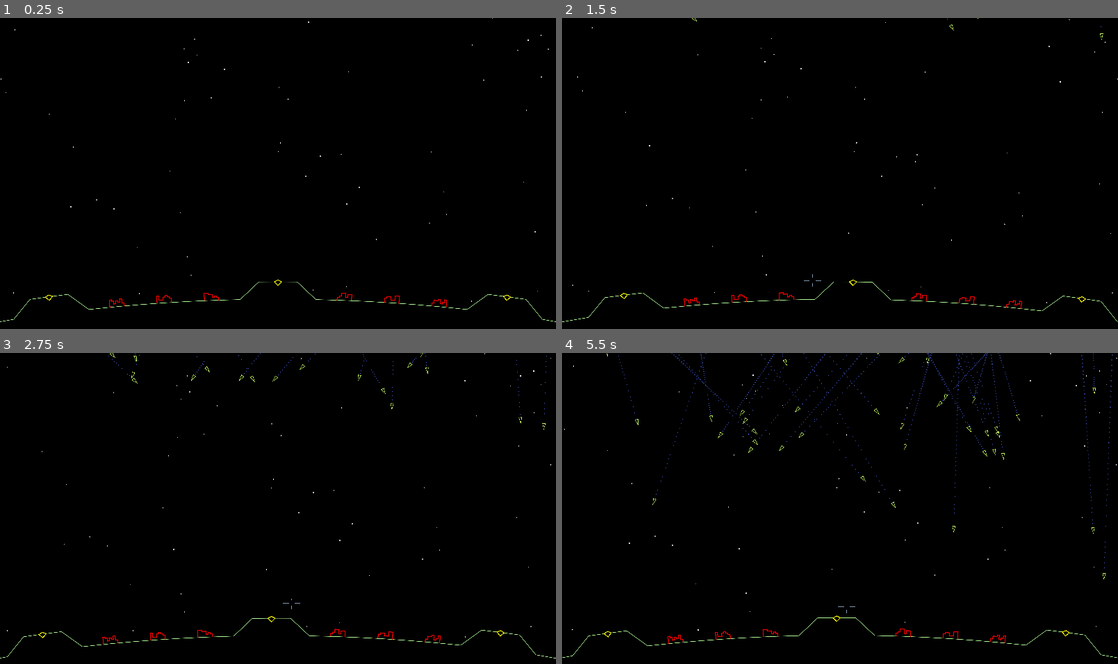
Above: before the commit, frames 1-4 (two rows, left to right).
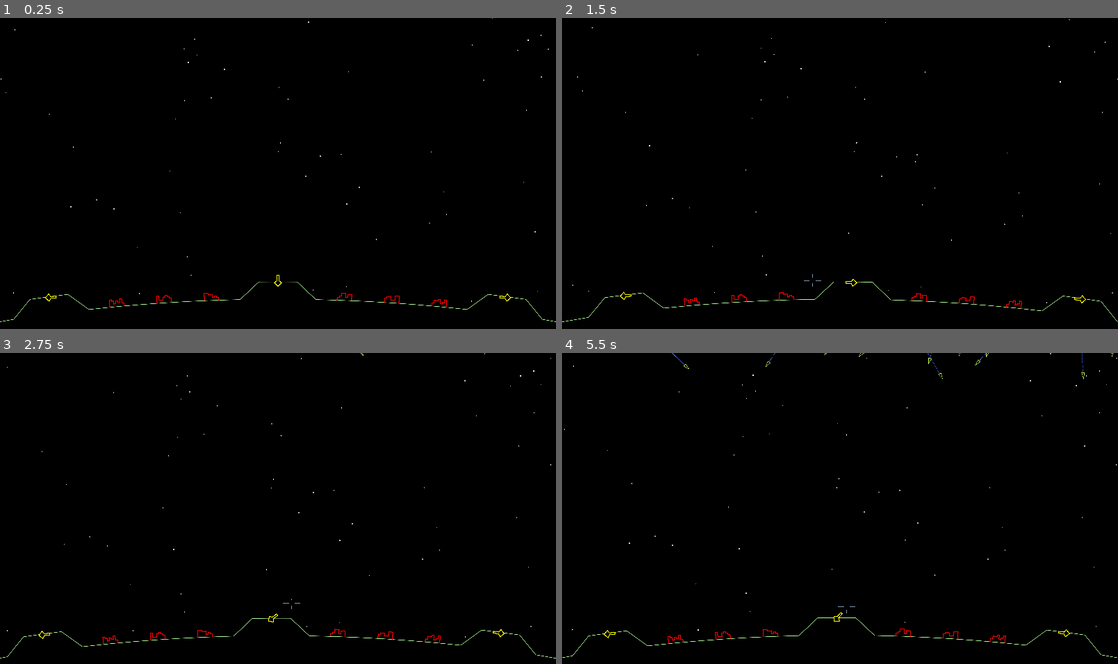
Above: after the commit, the same moments.

Repository: tartley/missile-commander
Game: Godot game, scene res://main.tscn
Same seed, same stepped clock (60 frames per second), same inputs: the game is played once before the commit and once after it.
Inputs (mouse positions are in pixels of both pictures, inside the frame that each line leads up to):
- Up to frame 1 (0.25 s): no input
- Up to frame 2 (1.5 s): tap Enter at 0.5 s; move the mouse to (867, 173) at 0.52 s; tap Space at 1.25 s; move the mouse to (812, 176) at 1.27 s
- Up to frame 3 (2.75 s): move the mouse to (289, 502) at 2.02 s
- Up to frame 4 (5.5 s): move the mouse to (834, 514) at 2.77 s; move the mouse to (878, 511) at 3.52 s; move the mouse to (795, 505) at 4.27 s; move the mouse to (845, 508) at 5.02 s

The runs differ from the first frame. In frame 1, less than 0.1% of the frame differs, in the area x 8-92%, y 82-92%; in frame 2, less than 0.1%; in frame 3, 0.2%; in frame 4, 0.6%, in the area x 7-100%, y 0-92%.

Commit message:
Bases swivel to point at mouse cursor

Diff:
--- a/base.gd
+++ b/base.gd
@@ -1,38 +1,46 @@
 extends Node2D
 
 const SIZE := 50.0
-
-const regular_verts:Array[Vector2] = [
-    Vector2(0, -SIZE/2),
-    Vector2(-SIZE/2, 0),
-    Vector2(0, SIZE/4),
-    Vector2(+SIZE/2, 0),
-    Vector2(0, -SIZE/2),
-]
-const destroyed_verts:Array[Vector2] = [
-    Vector2(0, -SIZE/2),
-    Vector2(-SIZE/2, 0),
-    Vector2(0, 0),
-    Vector2(+SIZE/2, 0),
-    Vector2(0, -SIZE/2),
+const original_verts:Array[Vector2] = [
+    Vector2(0, -SIZE/2), # bottom
+    Vector2(-SIZE/2, 0), # left
+    Vector2(-SIZE/8, SIZE/4), # barrel base left
+    Vector2(-SIZE/8, SIZE), # barrel tip left
+    Vector2(SIZE/8, SIZE), # barrrel tip right
+    Vector2(SIZE/8, SIZE/4), # barrel base right
+    Vector2(+SIZE/2, 0), # right
+    Vector2(0, -SIZE/2), # bottom
 ]
 
 var verts:Array[Vector2]
 var color:Color
 var destroyed: bool:
     set(value):
-        if value:
-            self.verts = destroyed_verts
+        if not value:
+            self.verts = original_verts.duplicate()
+            self.color = Color.YELLOW
+        else:
+            for _i in randi_range(0, 3):
+                var index = randi_range(1, len(self.verts) - 2)
+                self.verts.remove_at(index)
             self.color = Color(.3, .3, .3)
-        else:
-            self.verts = regular_verts
-            self.color = Color.YELLOW
         destroyed = value
         self.queue_redraw()
 
-func _init():
+# We use a reference to the mouse to swivel our turrets towards it
+var mouse:Node2D
+
+func _ready():
     self.destroyed = false
+    self.position += Vector2(0, -SIZE/9)
 
 func _draw():
     draw_polygon(self.verts, [Color.BLACK])
     draw_polyline(self.verts, self.color, 4.0, true)
+
+func _process(_delta:float):
+    if not self.destroyed:
+        var global = to_global(Vector2.ZERO)
+        global.y *= -1
+        var relative = mouse.position - global
+        self.rotation = relative.angle() - PI / 2
--- a/base.tscn
+++ b/base.tscn
@@ -3,4 +3,5 @@
 [ext_resource type="Script" path="res://base.gd" id="1_ef88x"]
 
 [node name="Base" type="Node2D"]
+z_index = 1
 script = ExtResource("1_ef88x")
--- a/city.gd
+++ b/city.gd
@@ -15,6 +15,8 @@
             self.color = Color.RED
         destroyed = value
         self.queue_redraw()
+
+var mouse:Node2D # unused
 
 func get_regular_verts():
     var retval: Array[Vector2] = []
--- a/ground.gd
+++ b/ground.gd
@@ -93,6 +93,7 @@
     var feature:Node2D
     for pos in positions:
         feature = type.instantiate()
+        feature.mouse = %Mouse
         feature.position = pos
         feature.rotation = pos.angle() - PI / 2
         add_child(feature)
--- a/main.gd
+++ b/main.gd
@@ -13,7 +13,7 @@
     var start := Vector2(randf_range(-2000, +2000), randf_range(14100, 20000))
     var targets:Array[Vector2] = positions($World/Ground.cities) + positions($World/Ground.bases) + $World/Ground.gaps
     var destination:Vector2 = targets.pick_random()
-    var speed := randf_range(50, 400)
+    var speed := randf_range(50, 100)
     missile.launch(start, destination, speed)
     $World.add_child(missile)
     missile.missile_strike.connect($World/Ground.on_missile_strike)
--- a/project.godot
+++ b/project.godot
@@ -21,8 +21,6 @@
 window/size/viewport_width=3840
 window/size/viewport_height=2160
 window/size/mode=3
-window/size/initial_position_type=2
-window/size/initial_screen=2
 window/stretch/mode="canvas_items"
 window/stretch/aspect="keep_width"
 
--- /dev/null
+++ b/turret.gd
@@ -0,0 +1,12 @@
+extends Node2D
+
+const SIZE := 40.0
+const verts:Array[Vector2] = [
+    Vector2(+SIZE/8, -SIZE/8),
+    Vector2(+SIZE/8, SIZE),
+    Vector2(-SIZE/8, SIZE),
+    Vector2(-SIZE/8, -SIZE/8),
+]
+
+func _draw():
+    draw_polyline(self.verts, Color.YELLOW)
Not shown, changed: README.md
